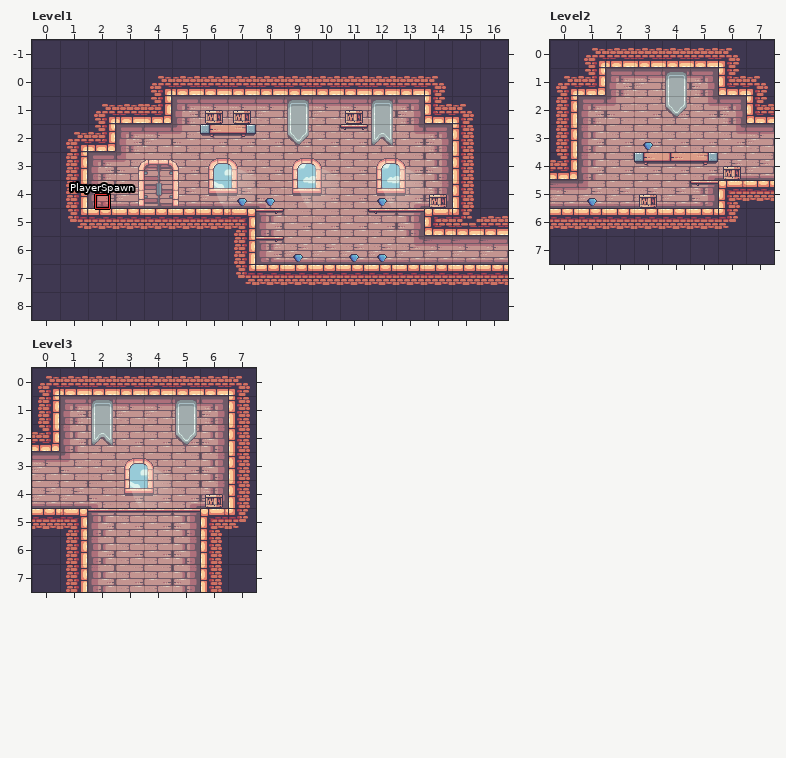
One commit to this LDtk project: LDtkMonogame.Examples/Assets/LDtkMonogameExample.ldtk. The picture above was drawn from the file before the commit.
Cells are 32x32 px. Shown: Level1 x 0..16, y -1..8; Level2 x 0..7, y 0..7; Level3 x 0..7, y 0..7. The commit also changed other parts of the map, which this record leaves out. The old version is drawn lined up with the new one.
New version:
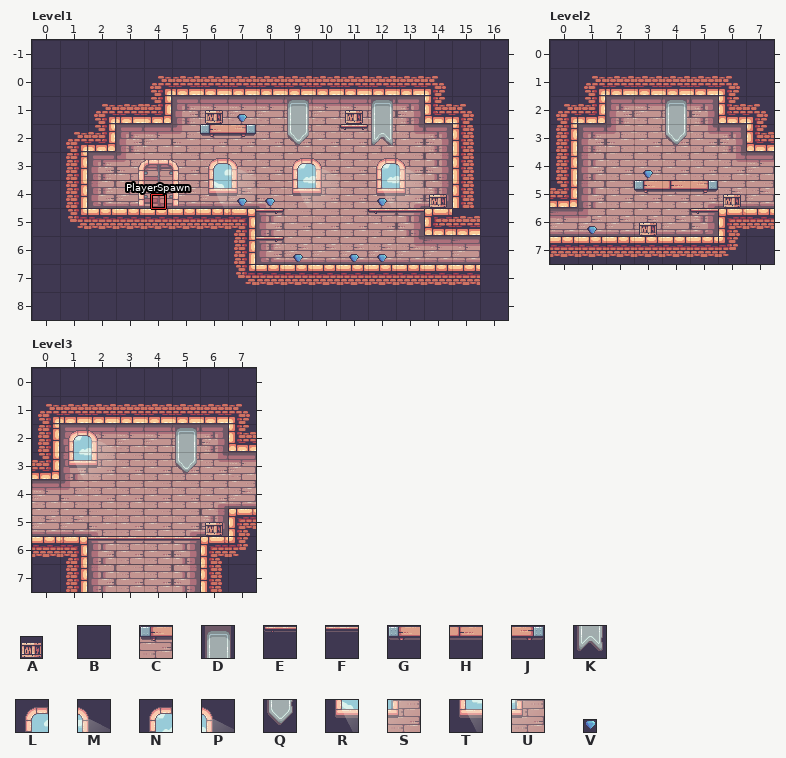
Key: from "Box": A sheet position 0,0; from "Collisions": B 1 "Wall", C 2 "Platform"; from "Decorations_Tileset": D 8, E 9, F 10, G 16, H 17, J 18, K 22, L 23, M 24, N 25, P 26, Q 29, R 30, S 31, T 32, U 33; from "Diamond": V sheet position 0,0.
_ is an empty cell.
Objects are placed by their top-left corner, in cells (3,4 is the top-left corner of cell 3,4); size is 1x1 cell unless given.
See-through tiles are keyed as they look on the map.
Changes in this commit:
Level1: map size 17x10 -> 16x8 cells (old content now starts at 0,-1; both pictures use the new coordinates)
Layer "Collisions", Level1:
y 5: x 16 B -> _
y 7: x 16 B -> _
Layer "Entities", Level1:
changed: "PlayerSpawn" rectangle at 2.2,4.5 size 0.5x0.5 -> "PlayerSpawn" rectangle at 4.2,4.5 size 0.5x0.5
added: V "Diamond" at 7.3,1.6 size 0.4x0.4
removed: A "Crate" at 7.2,1.3 size 0.7x0.7
Layer "Collisions", Level2:
y 1: x 2..5 ____ -> BBBB
y 2: x 1 _ -> B; x 6 _ -> B
y 3: x 7 _ -> B
y 4: x 3..5 CCC -> ___
y 5: x 0 _ -> B; x 3..4 __ -> CC; x 6..7 BB -> __
y 6: x 0..5 BBBBBB -> _____C
Layer "Tiles", Level2:
y 1: x 4 D -> _
y 2: x 4 Q -> D
y 3: x 4 _ -> Q
y 4: x 3..5 GHJ -> ___
y 5: x 3..5 __E -> GHJ
y 6: x 5 _ -> E
Layer "Entities", Level2:
changed: A "Crate" at 6.2,4.3 size 0.7x0.7 -> A "Crate" at 6.2,5.3 size 0.7x0.7
changed: A "Crate" at 3.2,5.3 size 0.7x0.7 -> A "Crate" at 3.2,6.3 size 0.7x0.7
changed: V "Diamond" at 1.3,5.6 size 0.4x0.4 -> V "Diamond" at 1.3,6.6 size 0.4x0.4
changed: V "Diamond" at 3.3,3.6 size 0.4x0.4 -> V "Diamond" at 3.3,4.6 size 0.4x0.4
Layer "Collisions", Level3:
y 1: x 1..6 ______ -> BBBBBB
y 3: x 0 _ -> B; x 7 B -> _
y 4: x 7 B -> _
y 5: x 0..6 BBCCCCB -> _______
y 6: x 2..5 ____ -> CCCC
Layer "Tiles", Level3:
y 1: x 2 D -> _; x 5 D -> _
y 2: x 1..2 _K -> NP; x 5 Q -> D
y 3: x 1..5 __LM_ -> TU__Q
y 4: x 3..4 RS -> __
y 5: x 2..5 FFFF -> ____
y 6: x 2..5 ____ -> FFFF
Layer "Entities", Level3:
changed: A "Crate" at 6.2,4.3 size 0.7x0.7 -> A "Crate" at 6.2,5.3 size 0.7x0.7
